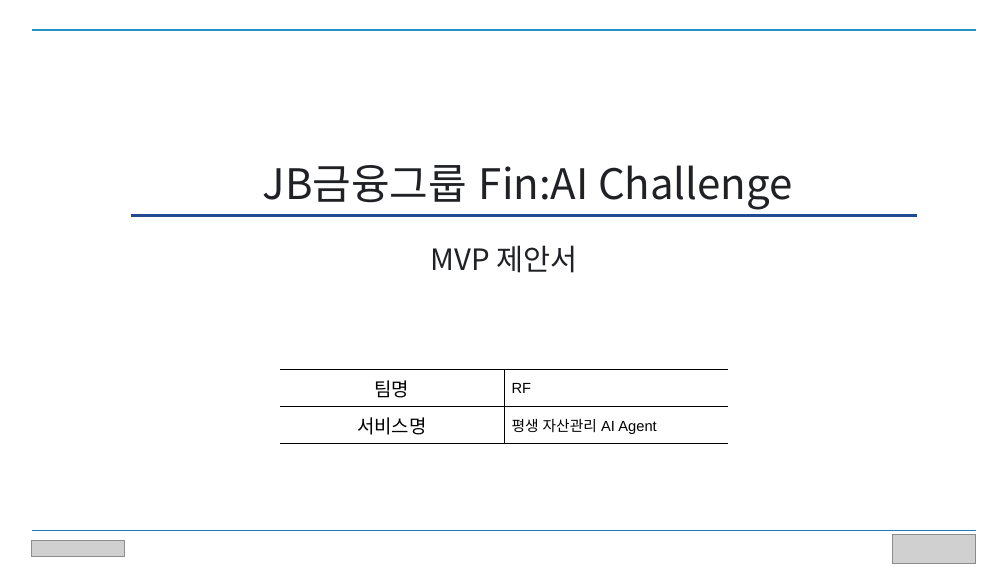
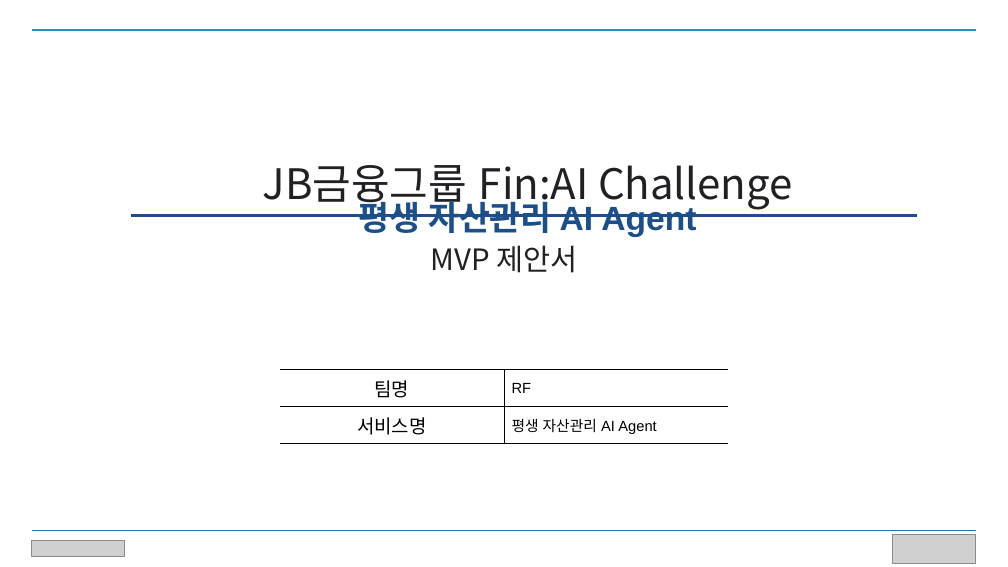
Before and after one commit to choseohyeon/JBagent, a slide deck: slide 1 of submit/[RF팀] 평생 자산관리 AI Agent MVP제안서.pptx. Drawn at 1008x567 pixels with LibreOffice and Linux fonts; fonts in the diff are those of the drawing; grey boxes stand for pictures. Boxes give left, top, right and bottom in pixels: in the first picture for what was removed or moved away, otherwise in the second. Text is boxed around its words. In the diff, an @@ line names an element or a change of style, - is before the commit and + after.

Commit message:
PPTX 표지 슬라이드에 서비스명 '평생 자산관리 AI Agent' 추가

```diff
--- a/submit/[RF팀] 평생 자산관리 AI Agent MVP제안서.pptx
+++ b/submit/[RF팀] 평생 자산관리 AI Agent MVP제안서.pptx
@@ text added at [359, 195, 696, 237], 32 pt, text #1B4F8A, bold @@
+평생 자산관리 AI Agent
```
